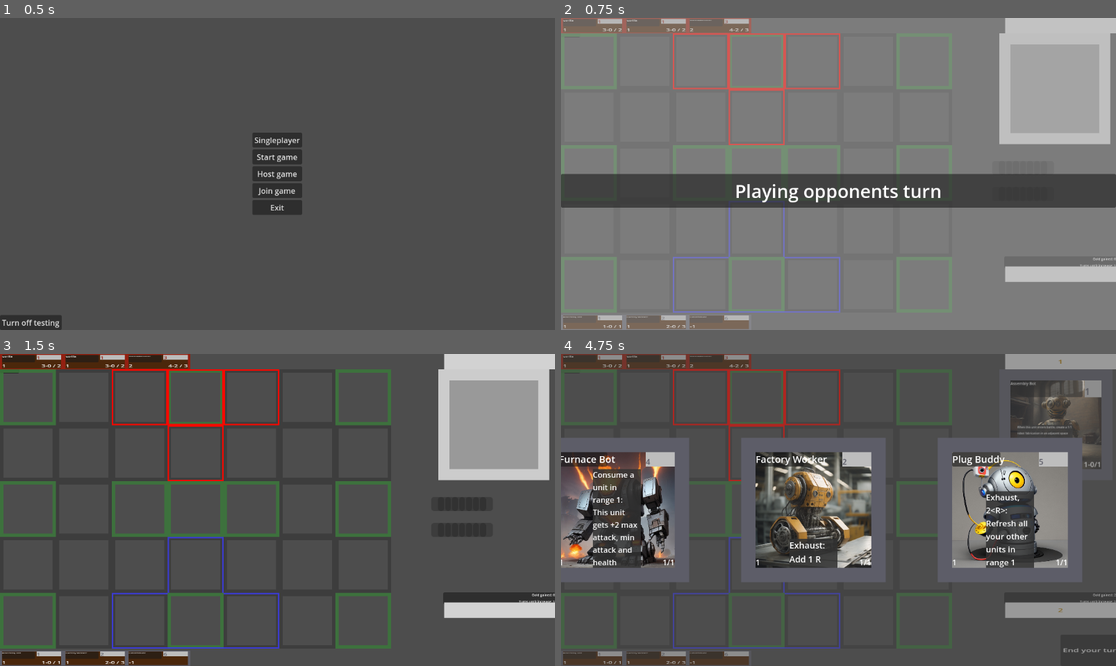
Above: before the commit, frames 1-4 (two rows, left to right).
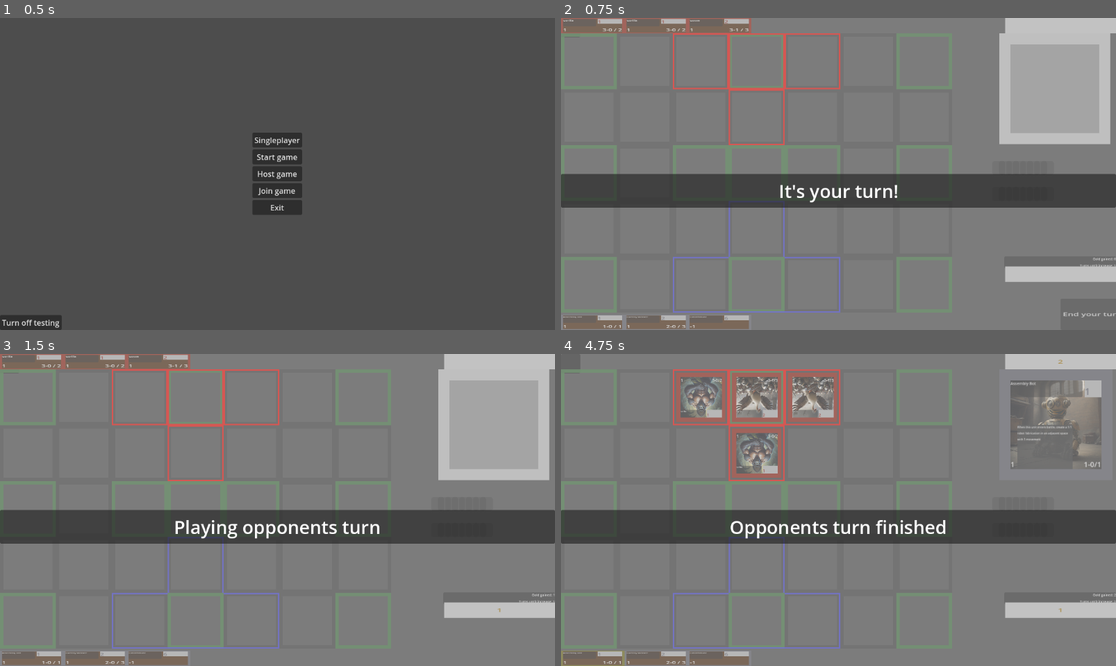
Above: after the commit, the same moments.

Repository: EVKoene/fiber
Game: Godot game, scene res://MainMenu.tscn
Same seed, same stepped clock (60 frames per second), same inputs: the game is played once before the commit and once after it.
Inputs (mouse positions are in pixels of both pictures, inside the frame that each line leads up to):
- Up to frame 1 (0.5 s): no input
- Up to frame 2 (0.75 s): click "Singleplayer" at 0.5 s
- Up to frame 3 (1.5 s): click (532, 650) at 1.25 s, where only the run after the commit has a clickable "End your turn!"
- Up to frame 4 (4.75 s): click "Turn off testing" at 2 s; click "Turn off testing" at 2.75 s; click (1093, 650) at 3.5 s, where only the run before the commit has a clickable "End your turn!"; click "Turn off testing" at 4.25 s

Frame 1 is identical in both runs. In frame 2, 0.9% of the frame differs, in the area x 23-100%, y 0-96%; in frame 3, 81%; in frame 4, 90%, in the area x 0-100%, y 0-100%.

Commit message:
Play cards

Diff:
--- a/MainMenu.gd
+++ b/MainMenu.gd
@@ -139,6 +139,7 @@
 
 
 func _on_single_player_pressed():
+	GameManager.testing = false
 	GameManager.player_id = 1
 	GameManager.is_player_1 = true
 	_add_player_to_gamemanager(
--- a/ai/AIPlayer.gd
+++ b/ai/AIPlayer.gd
@@ -5,9 +5,14 @@
 
 var ai_turn_manager: AITurnManager
 var player_id: int
+var playing_cards := false
+var moving_cards := false
+var turn_finished := false
 
 
 func play_turn() -> void:
+	await play_playable_cards()
+	await GameManager.battle_map.get_tree().create_timer(0.5).timeout
 	ai_turn_manager.end_turn()
 
 
@@ -15,3 +20,33 @@
 	var card: CardInHand
 	card = GameManager.cards_in_hand[player_id].picK_random
 	card.discard()
+
+
+func play_playable_cards() -> void:
+	playing_cards = true
+	while playing_cards:
+		playing_cards = false
+		for c in GameManager.cards_in_hand[player_id]:
+			if (
+				GameManager.resources[player_id].can_pay_costs(c.costs)
+				and c.card_type == Collections.card_types.UNIT
+			):
+				playing_cards = await play_card(c)
+
+
+func play_card(card: CardInHand) -> bool:
+	await GameManager.battle_map.get_tree().create_timer(0.5).timeout
+	var ps_options := []
+	for ps in GameManager.play_spaces:
+		if !ps.territory:
+			continue
+		if !ps.card_in_this_play_space and ps.territory.owner_id == player_id:
+			ps_options.append(ps)
+
+	if len(ps_options) == 0:
+		return false
+
+	var play_space: PlaySpace = ps_options.pick_random()
+	BattleManager.play_unit(card.card_index, player_id, play_space.column, play_space.row)
+	BattleManager.remove_card_from_hand(player_id, card.hand_index)
+	return true
--- a/ai/AITurnManager.gd
+++ b/ai/AITurnManager.gd
@@ -5,11 +5,13 @@
 
 func start_turn() -> void:
 	GameManager.battle_map.show_text("Playing opponents turn")
-	await GameManager.battle_map.get_tree().create_timer(1).timeout
+	await GameManager.battle_map.get_tree().create_timer(0.5).timeout
 	GameManager.battle_map.hide_text()
+	await GameManager.battle_map.get_tree().create_timer(0.25).timeout
 	GameManager.turn_manager.start_turn(GameManager.ai_player_id)
 
 
 func end_turn() -> void:
 	GameManager.battle_map.show_text("Opponents turn finished")
+	await GameManager.battle_map.get_tree().create_timer(0.25).timeout
 	GameManager.turn_manager.show_start_turn_text()
--- a/card/card_states/CardInHand.gd
+++ b/card/card_states/CardInHand.gd
@@ -47,21 +47,27 @@
 
 
 func play_spell(column: int, row: int) -> void:
-	for p_id in GameManager.players:
-		BattleManager.lock_zoom_preview_hand.rpc_id(p_id, card_owner_id, hand_index)
+	if GameManager.is_single_player:
+		BattleManager.lock_zoom_preview_hand(card_owner_id, hand_index)
+	if !GameManager.is_single_player:
+		for p_id in GameManager.players:
+			BattleManager.lock_zoom_preview_hand.rpc_id(p_id, card_owner_id, hand_index)
 	var card: CardInPlay = CardDatabase.get_card_class(card_index).new()
 	card.card_owner_id = card_owner_id
 	@warning_ignore("redundant_await")
 	var succesfull_resolve: bool = await card.resolve_spell(column, row)
 	TargetSelection.end_selecting()
 
-	for p_id in GameManager.players:
-		BattleManager.reset_zoom_preview.rpc_id(p_id)
-
 	var h_index = hand_index
 	if succesfull_resolve:
 		GameManager.resources[card_owner_id].pay_costs(costs)
+
+	if GameManager.is_single_player:
+		BattleManager.reset_zoom_preview()
+		BattleManager.remove_card_from_hand(card_owner_id, h_index)
+	if !GameManager.is_single_player:
 		for p_id in GameManager.players:
+			BattleManager.reset_zoom_preview.rpc_id(p_id)
 			BattleManager.remove_card_from_hand.rpc_id(p_id, card_owner_id, h_index)
 
 
--- a/card/card_states/CardInPlay.gd
+++ b/card/card_states/CardInPlay.gd
@@ -103,11 +103,16 @@
 
 func move_to_play_space(new_column: int, new_row: int) -> void:
 	GameManager.call_triggered_funcs(Collections.triggers.CARD_MOVING_AWAY, self)
-	for p_id in GameManager.players:
-		BattleManager.move_to_play_space.rpc_id(
-			p_id, card_owner_id, card_in_play_index,
-			new_column, new_row
-		)
+
+	if GameManager.is_single_player:
+		BattleManager.move_to_play_space(card_owner_id, card_in_play_index, new_column, new_row)
+	if !GameManager.is_single_player:
+		for p_id in GameManager.players:
+			BattleManager.move_to_play_space.rpc_id(
+				p_id, card_owner_id, card_in_play_index,
+				new_column, new_row
+			)
+
 	GameManager.call_triggered_funcs(Collections.triggers.CARD_MOVED, self)
 
 
@@ -135,8 +140,6 @@
 
 	TargetSelection.end_selecting()
 	GameManager.turn_manager.turn_actions_enabled = true
-	for p_id in GameManager.players:
-		BattleManager.set_progress_bars.rpc_id(p_id)
 
 
 func move_and_attack(target_card: CardInPlay) -> void:
@@ -164,13 +167,19 @@
 
 
 func refresh():
-	for p_id in [GameManager.p1_id, GameManager.p2_id]:
-		BattleManager.refresh_unit.rpc_id(p_id, card_owner_id, card_in_play_index)
+	if GameManager.is_single_player:
+		BattleManager.refresh_unit(card_owner_id, card_in_play_index)
+	if !GameManager.is_single_player:
+		for p_id in [GameManager.p1_id, GameManager.p2_id]:
+			BattleManager.refresh_unit.rpc_id(p_id, card_owner_id, card_in_play_index)
 
 
 func exhaust():
-	for p_id in GameManager.players:
-		BattleManager.exhaust_unit.rpc_id(p_id, card_owner_id, card_in_play_index)
+	if GameManager.is_single_player:
+		BattleManager.exhaust_unit(card_owner_id, card_in_play_index)
+	if !GameManager.is_single_player:
+		for p_id in GameManager.players:
+			BattleManager.exhaust_unit.rpc_id(p_id, card_owner_id, card_in_play_index)
 
 
 func use_ability(func_index: int) -> void:
@@ -188,8 +197,11 @@
 
 func highlight_card(show_highlight: bool):
 	if show_highlight:
-		for p_id in GameManager.players:
-			CardManipulation.highlight_card.rpc_id(p_id, card_owner_id, card_in_play_index)
+		if GameManager.is_single_player:
+			CardManipulation.highlight_card(card_owner_id, card_in_play_index)
+		if !GameManager.is_single_player:
+			for p_id in GameManager.players:
+				CardManipulation.highlight_card.rpc_id(p_id, card_owner_id, card_in_play_index)
 	else:
 		get_theme_stylebox("panel").border_color = Styling.gold_color
 
@@ -356,7 +368,6 @@
 		ingame_name = card_data["InGameName"]
 		card_type= card_data["CardType"]
 		factions = card_data["Factions"]
-		lord = card_data["Lord"]
 		card_text = card_data["Text"]
 		img_path = card_data["IMGPath"]
 	$CardImage.texture = load(img_path)
--- a/library/nature/MorningLight.gd
+++ b/library/nature/MorningLight.gd
@@ -9,11 +9,15 @@
 		GameManager.ps_column_row[selected_column][selected_row].card_in_this_play_space
 	)
 	selected_card.highlight_card(true)
-	for p_id in GameManager.players:
-		CardManipulation.change_health.rpc_id(
-			p_id, card_owner_id, card_in_play_index, 2, -1
-		)
-		CardManipulation.change_movement.rpc_id(
-			p_id, card_owner_id, card_in_play_index, 1, -1
-		)
+	if GameManager.is_single_player:
+		CardManipulation.change_health(card_owner_id, card_in_play_index, 2, -1)
+		CardManipulation.change_movement(card_owner_id, card_in_play_index, 1, -1)
+	if !GameManager.is_single_player:
+		for p_id in GameManager.players:
+			CardManipulation.change_health.rpc_id(
+				p_id, card_owner_id, card_in_play_index, 2, -1
+			)
+			CardManipulation.change_movement.rpc_id(
+				p_id, card_owner_id, card_in_play_index, 1, -1
+			)
 	return true
--- a/manager/BattleManager.gd
+++ b/manager/BattleManager.gd
@@ -59,7 +59,6 @@
 	GameManager.cards_in_play[card_owner_id].append(card)
 	GameManager.battle_map.add_child(card)
 	GameManager.zoom_preview.reset_zoom_preview()
-	set_progress_bars()
 
 
 @rpc("any_peer", "call_local")
--- a/manager/TurnManager.gd
+++ b/manager/TurnManager.gd
@@ -68,7 +68,10 @@
 		for c in GameManager.cards_in_play[p]:
 			c.call_triggered_funcs(Collections.triggers.TURN_STARTED, c)
 	if turn_count >= 2:
-		GameManager.decks[player_id].call_deferred("pick_card_option")
+		if player_id == GameManager.ai_player_id:
+			GameManager.decks[player_id].draw_card()
+		else:
+			GameManager.decks[player_id].pick_card_option()
 
 	if turn_owner_id == GameManager.p1_id and GameManager.is_single_player:
 		show_end_turn_button()
--- a/map/BattleMap.gd
+++ b/map/BattleMap.gd
@@ -46,6 +46,7 @@
 func _create_ai_player() -> void:
 	GameManager.ai_player = AIPlayer.new()
 	GameManager.ai_player_id = GameManager.p2_id
+	GameManager.ai_player.player_id = GameManager.p2_id
 	GameManager.ai_player.ai_turn_manager = AITurnManager.new()
 
 
@@ -67,8 +68,7 @@
 
 
 func _start_first_turn() -> void:
-	#var first_player_id = [GameManager.p1_id, GameManager.p2_id].pick_random()
-	var first_player_id = GameManager.p2_id
+	var first_player_id = [GameManager.p1_id, GameManager.p2_id].pick_random()
 	if GameManager.is_single_player:
 		if first_player_id == GameManager.p1_id:
 			GameManager.turn_manager.show_start_turn_text()
--- a/map/play_space/PlaySpace.gd
+++ b/map/play_space/PlaySpace.gd
@@ -41,10 +41,13 @@
 
 
 func update_stat_modifier(card_owner_id: int, stat: int, value: int) -> void:
-	for p_id in GameManager.players:
-		BattleManager.update_play_space_stat_modifier.rpc_id(
-			p_id, card_owner_id, column, row, stat, value
-		)
+	if GameManager.is_single_player:
+		BattleManager.update_play_space_stat_modifier(card_owner_id, column, row, stat, value)
+	if !GameManager.is_single_player:
+		for p_id in GameManager.players:
+			BattleManager.update_play_space_stat_modifier.rpc_id(
+				p_id, card_owner_id, column, row, stat, value
+			)
 
 
 func find_play_space_path(goal_space: PlaySpace, ignore_obstacles: bool) -> PlaySpacePath:
@@ -237,13 +240,17 @@
 		Collections.card_types.UNIT:
 			if !GameManager.testing:
 				GameManager.resources[data.card_owner_id].pay_costs(data.costs)
-			for p_id in [GameManager.p1_id, GameManager.p2_id]:
-				BattleManager.play_unit.rpc_id(
-					p_id, data.card_index, data.card_owner_id, column, row
-				)
-				BattleManager.remove_card_from_hand.rpc_id(
-					p_id, c_owner_id, h_index
-				)
+			if GameManager.is_single_player:
+				BattleManager.play_unit(data.card_index, data.card_owner_id, column, row)
+				BattleManager.remove_card_from_hand(c_owner_id, h_index)
+			if !GameManager.is_single_player:
+				for p_id in [GameManager.p1_id, GameManager.p2_id]:
+					BattleManager.play_unit.rpc_id(
+						p_id, data.card_index, data.card_owner_id, column, row
+					)
+					BattleManager.remove_card_from_hand.rpc_id(
+						p_id, c_owner_id, h_index
+					)
 			if len(data.factions) == 1:
 				GameManager.resources[data.card_owner_id].add_resource(data.factions[0], 1)
 		Collections.card_types.SPELL:
--- a/player/DeckCollection.gd
+++ b/player/DeckCollection.gd
@@ -100,7 +100,19 @@
 }
 
 
-var opponent_testing_deck: Dictionary = animal_deck
+var opponent_testing_deck: Dictionary = {
+	"Cards": {
+		cards.GORILLA: 4,
+		cards.GOOSE: 4,
+		cards.WARTHOG_BERSERKER: 4,
+		cards.GORILLA_BATTLECALLER: 2,
+		cards.SNEK: 2,
+		cards.FELOS_EXPEDITIONIST: 3,
+	},
+	"StartingCards": {
+		cards.GORILLA: 2,
+	}
+}
 
 
 var player_testing_deck: Dictionary = [
